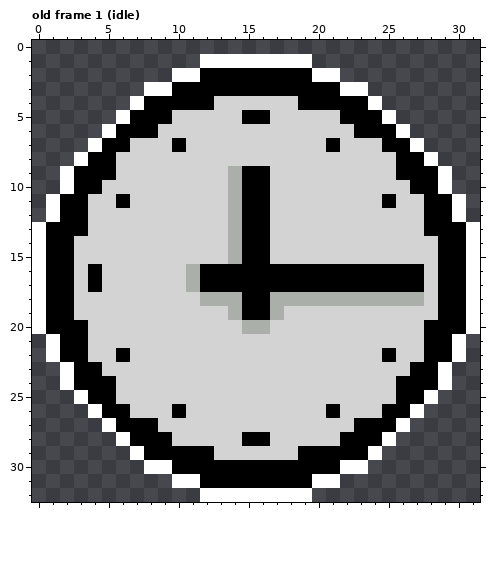
File history of a pixel-art file, Project_Bolts/lib/spritesheets/items/time-icon.aseprite. Above is the file before it was changed.
32x33 pixels, 13 frames. Shown: old frame 1 (idle). The commit also changed other frames, which this record leaves out.
Now the later version:
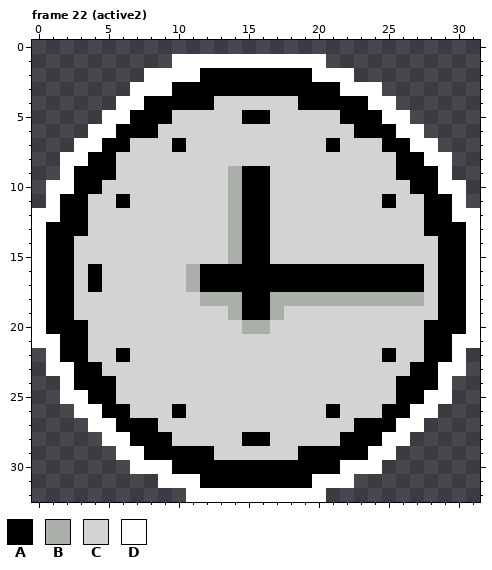
Palette (. is transparent): A #000000  B #abafa9  C #d3d3d3  D #ffffff
A new or re-ordered frame is compared with the old frame closest to it.
What changed:
{"change": "frames 13 -> 23"}
{"where": "frame 22 (active2) is new; against old frame 1 (idle)"}
{"frame":22,"y":1,"x":10,"old":"..","new":"DD"}
{"frame":22,"y":1,"x":20,"old":".","new":"D"}
{"frame":22,"y":2,"x":8,"old":"..","new":"DD"}
{"frame":22,"y":2,"x":22,"old":".","new":"D"}
{"frame":22,"y":3,"x":7,"old":".","new":"D"}
{"frame":22,"y":3,"x":24,"old":".","new":"D"}
{"frame":22,"y":4,"x":6,"old":".","new":"D"}
{"frame":22,"y":4,"x":25,"old":".","new":"D"}
{"frame":22,"y":5,"x":5,"old":".","new":"D"}
{"frame":22,"y":5,"x":26,"old":".","new":"D"}
{"frame":22,"y":6,"x":4,"old":".","new":"D"}
{"frame":22,"y":6,"x":27,"old":".","new":"D"}
{"frame":22,"y":7,"x":3,"old":".","new":"D"}
{"frame":22,"y":7,"x":28,"old":".","new":"D"}
{"frame":22,"y":8,"x":2,"old":".","new":"D"}
{"frame":22,"y":8,"x":29,"old":".","new":"D"}
{"frame":22,"y":10,"x":1,"old":".","new":"D"}
{"frame":22,"y":10,"x":30,"old":".","new":"D"}
{"frame":22,"y":12,"x":0,"old":".","new":"D"}
{"frame":22,"y":12,"x":31,"old":".","new":"D"}
{"frame":22,"y":21,"x":0,"old":".","new":"D"}
{"frame":22,"y":21,"x":31,"old":".","new":"D"}
{"frame":22,"y":23,"x":1,"old":".","new":"D"}
{"frame":22,"y":23,"x":30,"old":".","new":"D"}
{"frame":22,"y":25,"x":2,"old":".","new":"D"}
{"frame":22,"y":25,"x":29,"old":".","new":"D"}
{"frame":22,"y":26,"x":3,"old":".","new":"D"}
{"frame":22,"y":26,"x":28,"old":".","new":"D"}
{"frame":22,"y":27,"x":4,"old":".","new":"D"}
{"frame":22,"y":27,"x":27,"old":".","new":"D"}
{"frame":22,"y":28,"x":5,"old":".","new":"D"}
{"frame":22,"y":28,"x":26,"old":".","new":"D"}
{"frame":22,"y":29,"x":6,"old":".","new":"D"}
{"frame":22,"y":29,"x":25,"old":".","new":"D"}
{"frame":22,"y":30,"x":7,"old":".","new":"D"}
{"frame":22,"y":30,"x":24,"old":".","new":"D"}
{"frame":22,"y":31,"x":9,"old":".","new":"D"}
{"frame":22,"y":31,"x":22,"old":".","new":"D"}
{"frame":22,"y":32,"x":11,"old":".","new":"D"}
{"frame":22,"y":32,"x":20,"old":".","new":"D"}
